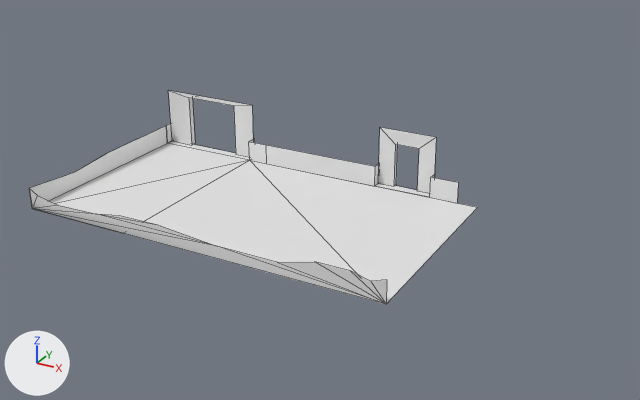
Before and after pictures for a commit that changed the FBX model Assets/Resources/Maps/BuildingParts/FirstFloor/Hall/HallWay.fbx.
Camera for both pictures: a camera (50 mm lens) standing at (3.54, -3.11, 1.62) and looking at (1.79, 0.07, 0.03). The lights are fixed; the arrows at lower left show +X, +Y and +Z. Mesh edges are drawn as thin lines. Vertices at the same position are counted once.

In view in the first picture: 'HallWay'.
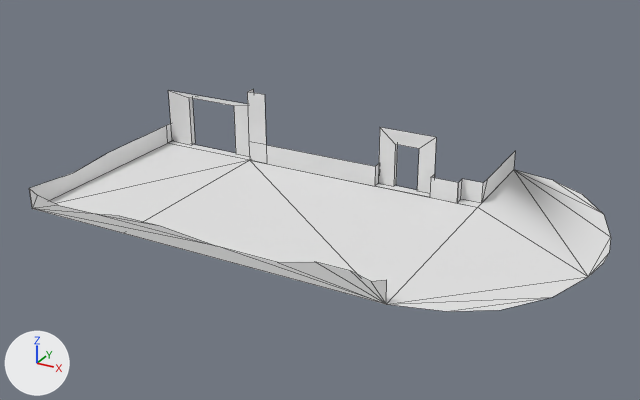
The change, as a diff of the scene's bpy script:
```diff
--- a/Assets/Resources/Maps/BuildingParts/FirstFloor/Hall/HallWay.fbx.py
+++ b/Assets/Resources/Maps/BuildingParts/FirstFloor/Hall/HallWay.fbx.py
@@ me_hallway @@
 # used by ob_hallway; location = (0.0, 0.0, 0.0)
-me_hallway.from_pydata(...)  # 75 vertices, 38 faces; spans x 0.68..2.41, y -0.57..0.47, z 0.0..0.28
+me_hallway.from_pydata(...)  # 91 vertices, 56 faces; spans x 0.68..3.02, y -0.57..0.92, z 0.0..0.36
+# me_hallway part 1
+# 5 vertices are removed from x 0.68..1.9, y -0.57..0.45, z 0.0
+# 15 faces are deleted
+# 21 vertices are added at x 1.2..3.02, y -0.51..0.92, z 0.0..0.36
+# 33 new faces join them
```

Where the change shows, as pixel boxes [x1, y1, x2, y2] in the pictures (640 x 400 px):
'HallWay', reshaped (30% wider): before [29, 91, 478, 304]; after [29, 89, 611, 311]
part 1 of me_hallway, built on: before [38, 124, 478, 304]; after [38, 89, 611, 311]
